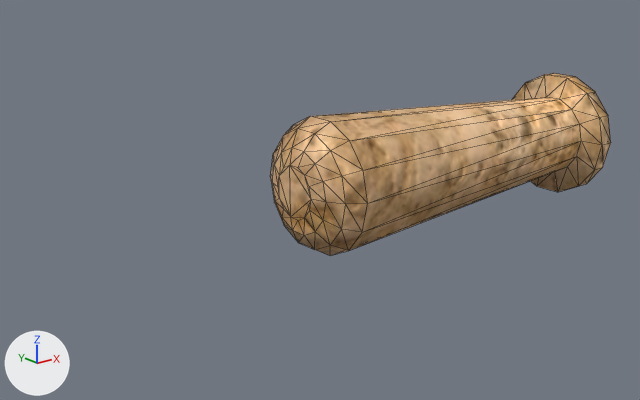
Before and after pictures for a commit that changed the glTF model Pirate_softaware_GamJam_godot/assets/3d/props/Pestle/pestle.glb.
Both versions are drawn from a 50 mm lens placed at (-0.243, -0.224, 0.085), pointed at (-0.058, 0.007, -0.008). Lighting does not change. The marker at lower left points along +X, +Y and +Z. Mesh edges are drawn as thin lines. Vertices at the same position are counted once.

The first picture shows 'Pestle'.
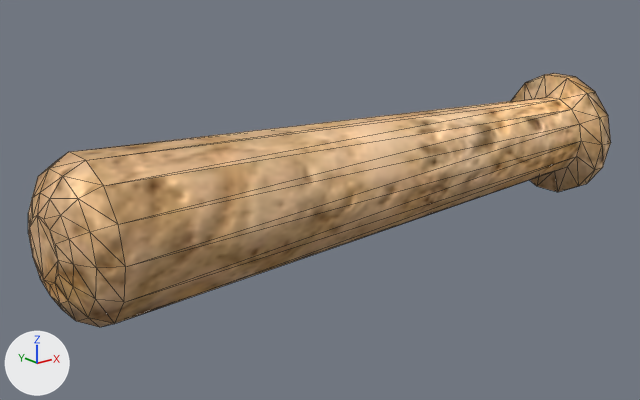
The change in detail:
me_cylinder_013 has 112 vertices, 220 faces and spans x -0.0745..0.0691, y -0.0249..0.0249, z -0.0241..0.0243.
me_cylinder_013 is used by ob_pestle; location (0.0, 0.0, 0.0).
me_cylinder_013 part 1: all 56 vertices in x -0.0745..-0.0633, y -0.0238..0.0238, z -0.0233..0.0231 are multiplied about their middle by the matrix ((1.054, 0.0, 0.0), (0.0, 1.054, 0.0), (0.0, 0.0, 1.054)), then moved by (-0.0849, 0.0, -0.0001).

Location of each change, (x1, y1, x2, y2) in pixels of the pictures (640 x 400 px; the box of a moved part takes in the faces that stretch with it):
'Pestle', reshaped (71% wider, 39% taller)
    before: (270, 73, 611, 256)
    after: (28, 73, 611, 327)
part 1 of me_cylinder_013, moved or reshaped
    before: (270, 97, 581, 256)
    after: (28, 97, 581, 327)
